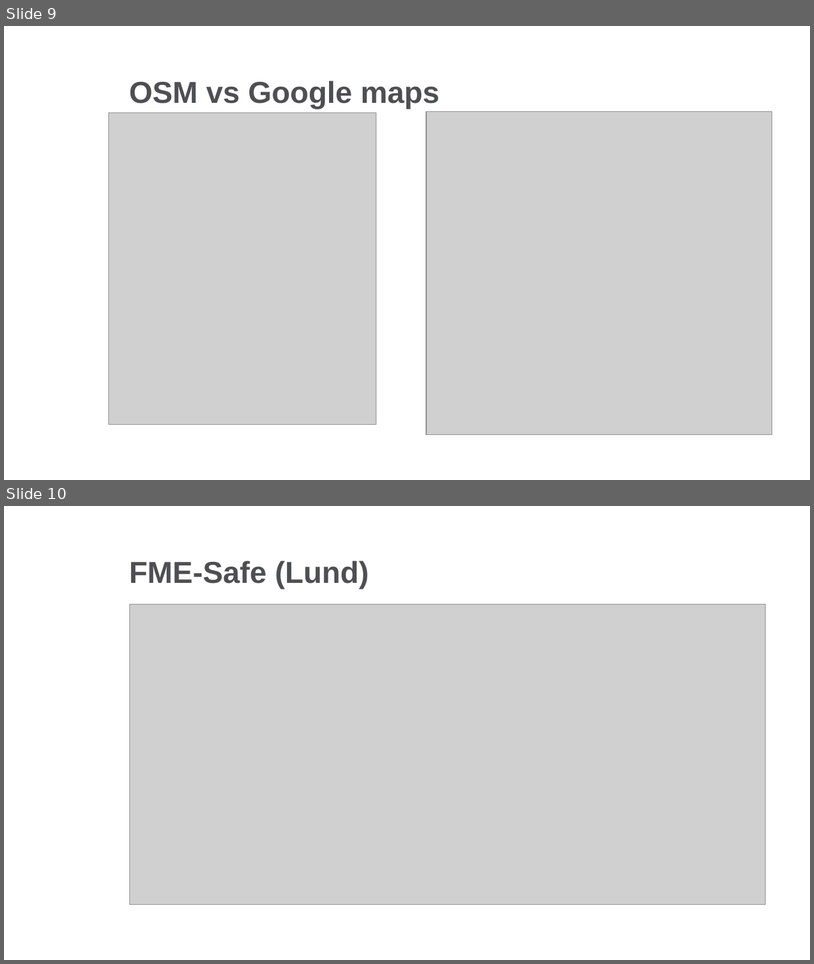
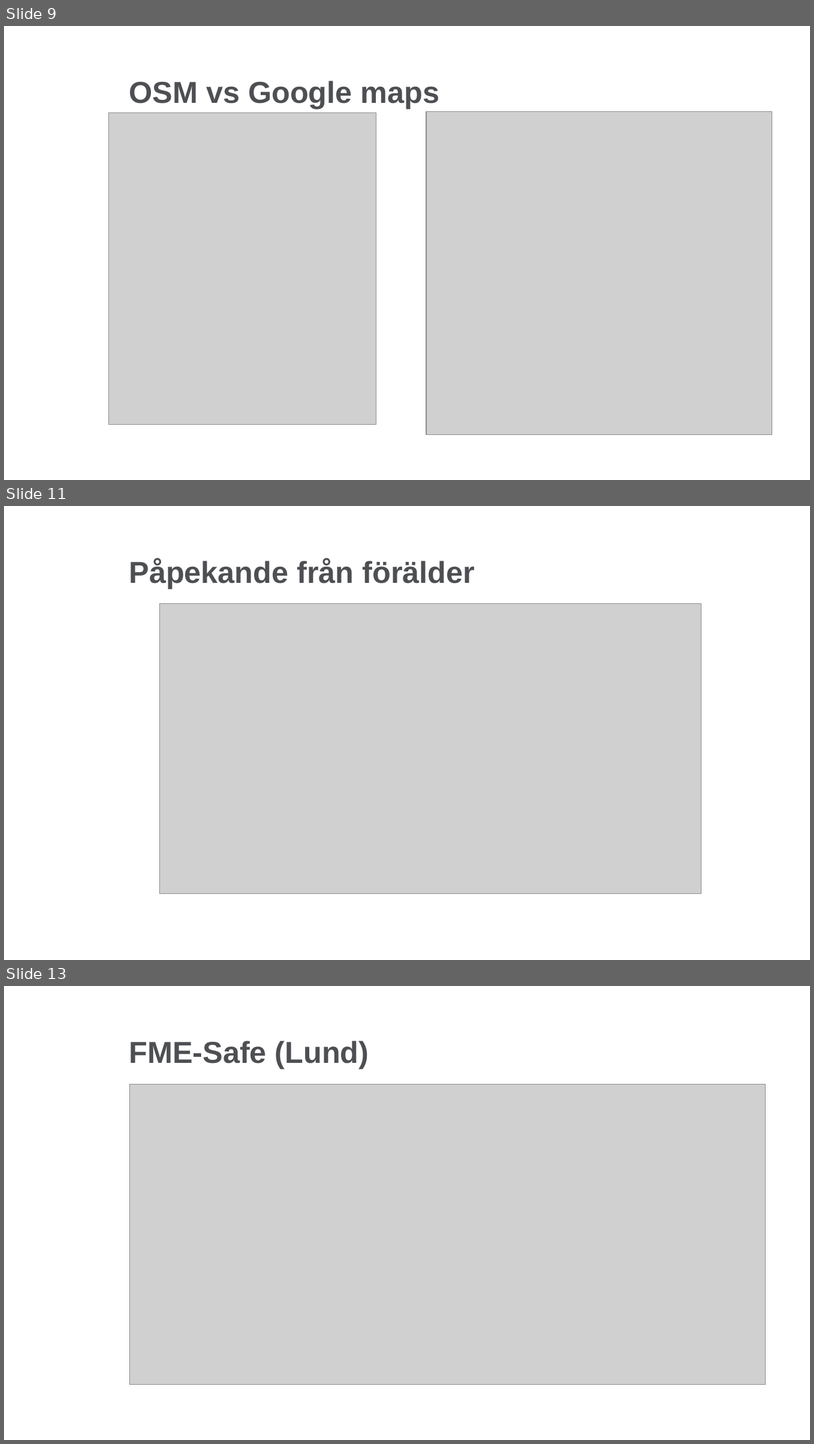
Before and after one commit to lundopendata/relativnarhet, a slide deck: RelativNarhetGeodatasamverkan2018.pptx. Shown one above the other, each under a label of ours: slides 9 and 10 before the commit, slides 9, 11 and 13 after it; the slides between them are not shown. The pictures are 814x964 and 814x1444 pixels, drawn with LibreOffice and Linux fonts; fonts in the diff are those of the drawing; grey boxes stand for pictures; background and template pictures are left out. Boxes give left, top, right and bottom in pixels: in the first picture for what was removed or moved away, otherwise in the second. Text is boxed around its words. In the diff, an @@ line names an element or a change of style, - is before the commit and + after.

Commit message:
Synpunkter från förälder

```diff
--- a/RelativNarhetGeodatasamverkan2018.pptx
+++ b/RelativNarhetGeodatasamverkan2018.pptx
@@ slide 11 added at [4,506,810,960], background #FFFFFF @@
@@ title added at [129,559,474,589], 36 pt, text #4D4F53, bold @@
+Påpekande från förälder
@@ picture added at [159,603,702,894] @@
@@ what was slide 10 is now slide 13 @@
```
Also in this commit, not shown: 2 other slides added.
